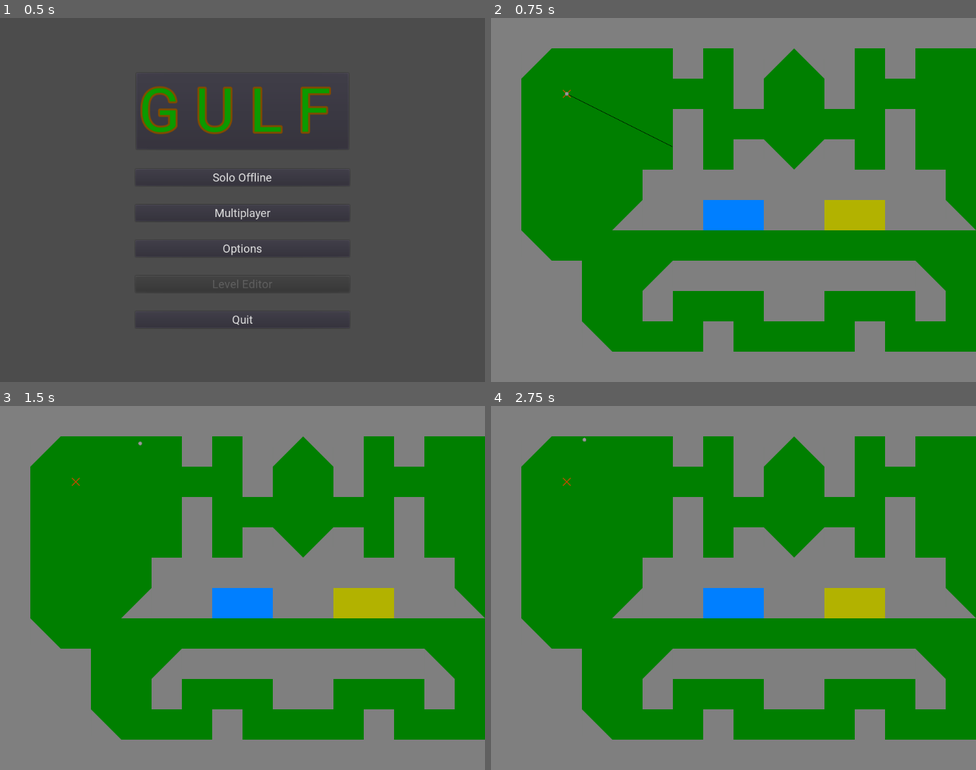
Above: before the commit, frames 1-4 (two rows, left to right).
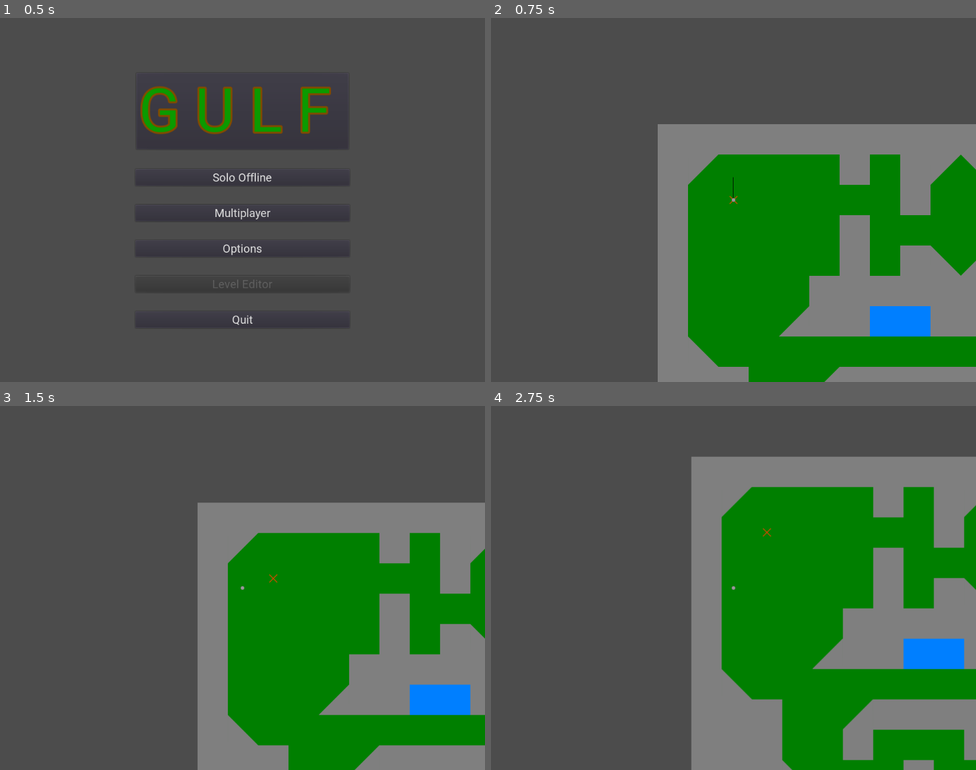
Above: after the commit, the same moments.

Repository: Halfwhit/Gulf
Game: Godot game, scene res://Scenes/MenuUI.tscn
The game is run twice, just before and just after one commit, with the same random seed, the same clock (stepped at 60 frames per second) and the same inputs.
Inputs (mouse positions are in pixels of both pictures, inside the frame that each line leads up to):
- Up to frame 1 (0.5 s): no input
- Up to frame 2 (0.75 s): click "Solo Offline" at 0.5 s
- Up to frame 3 (1.5 s): tap Enter at 1.25 s; move the mouse to (349, 569) at 1.27 s; click (349, 569) at 1.35 s
- Up to frame 4 (2.75 s): move the mouse to (636, 606) at 2.02 s; click (636, 606) at 2.1 s

Frame 1 is identical in both runs. In frame 2, 81% of the frame differs, in the area x 0-100%, y 0-100%; in frame 3, 83%; in frame 4, 79%.

Commit message:
Added Camera2D to player node, as well as script to enable zooming in and out centered on the players ball.

Diff:
--- a/Scenes/Assets/Player.tscn
+++ b/Scenes/Assets/Player.tscn
@@ -11,6 +11,25 @@
 [sub_resource type="CircleShape2D" id=2]
 custom_solver_bias = 1.0
 radius = 8.0
+
+[sub_resource type="GDScript" id=3]
+script/source = "extends Camera2D
+
+var zoom_increment = 1.1
+
+func _input(event):
+	if event.is_action(\"scroll_up\"):
+		zoom(\"in\")
+	if event.is_action(\"scroll_down\"):
+		zoom(\"out\")
+
+func zoom(direction):
+	var current_zoom = get_zoom()
+	match direction:
+		\"in\":
+			set_zoom(current_zoom * (1/zoom_increment))
+		\"out\":
+			set_zoom(current_zoom * zoom_increment)"
 
 [node name="Player" type="KinematicBody2D" groups=[
 "Player",
@@ -34,4 +53,10 @@
 [node name="TriggerShape" type="CollisionShape2D" parent="TriggerArea"]
 shape = SubResource( 2 )
 
+[node name="Camera2D" type="Camera2D" parent="."]
+current = true
+drag_margin_h_enabled = false
+drag_margin_v_enabled = false
+script = SubResource( 3 )
+
 [connection signal="area_entered" from="TriggerArea" to="." method="_on_Area2D_area_entered"]
--- a/project.godot
+++ b/project.godot
@@ -42,6 +42,16 @@
 "events": [ Object(InputEventMouseButton,"resource_local_to_scene":false,"resource_name":"","device":0,"alt":false,"shi …(212 unchanged characters)…
  ]
 }
+scroll_up={
+"deadzone": 0.5,
+"events": [ Object(InputEventMouseButton,"resource_local_to_scene":false,"resource_name":"","device":0,"alt":false,"shift":false,"control":false,"meta":false,"command":false,"button_mask":0,"position":Vector2( 0, 0 ),"global_position":Vector2( 0, 0 ),"factor":1.0,"button_index":4,"pressed":false,"doubleclick":false,"script":null)
+ ]
+}
+scroll_down={
+"deadzone": 0.5,
+"events": [ Object(InputEventMouseButton,"resource_local_to_scene":false,"resource_name":"","device":0,"alt":false,"shift":false,"control":false,"meta":false,"command":false,"button_mask":0,"position":Vector2( 0, 0 ),"global_position":Vector2( 0, 0 ),"factor":1.0,"button_index":5,"pressed":false,"doubleclick":false,"script":null)
+ ]
+}
 
 [layer_names]
 
Not shown: 1 places in Scenes/Assets/Player.tscn that only renumber resources
